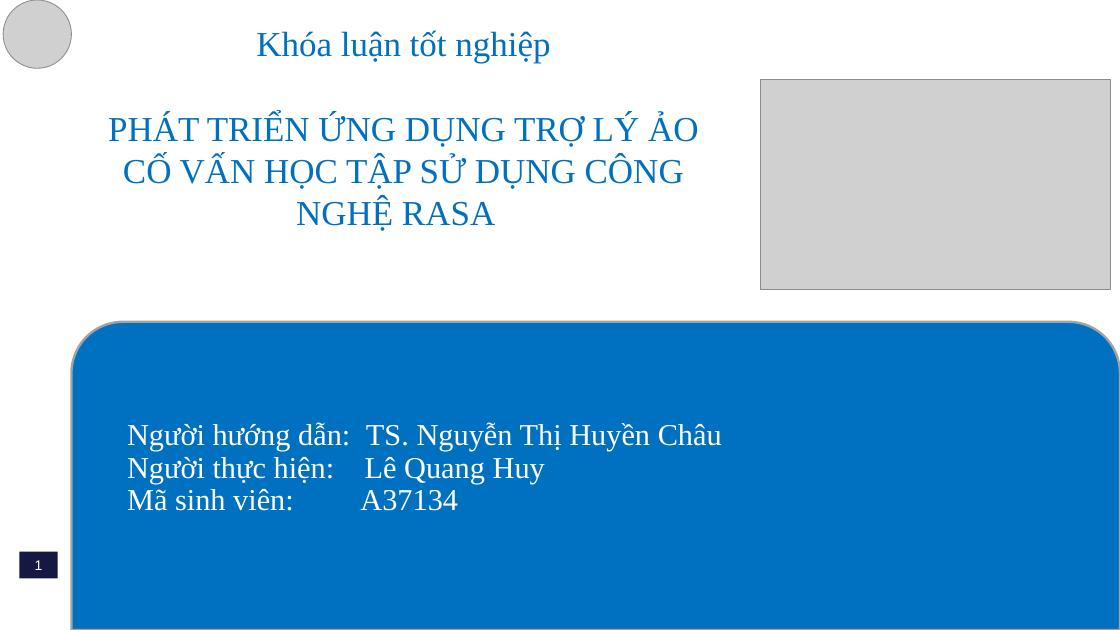
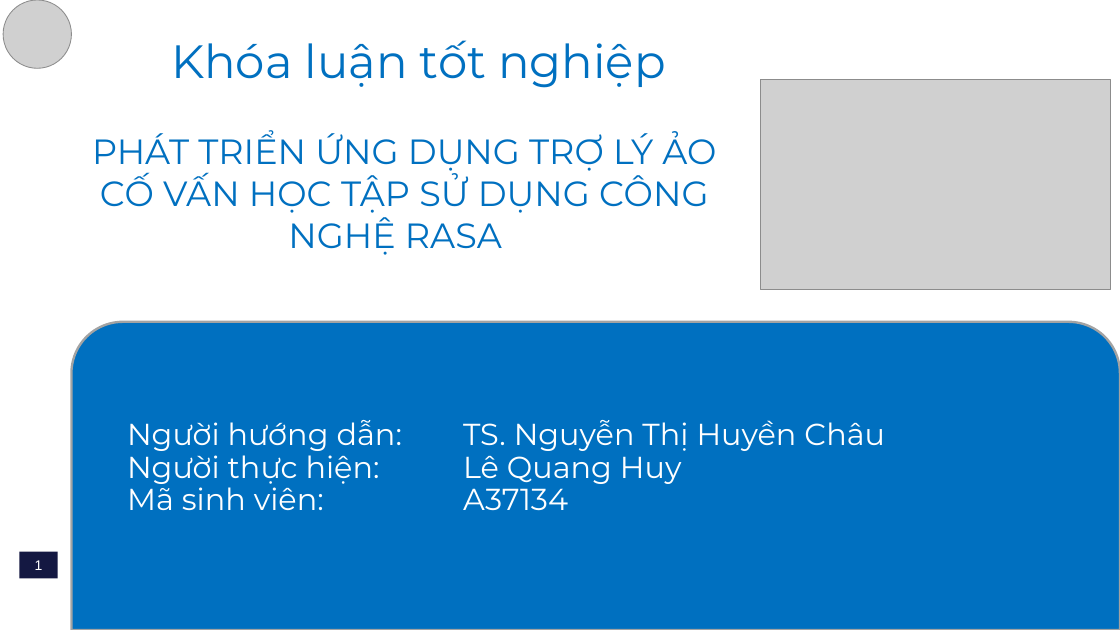
Before and after one commit to H4ll3y/Rasa-Consultant, a slide deck: slide 1 of doc/A37134_LeQuangHuy.pptx. Drawn at 1120x630 pixels with LibreOffice and Linux fonts; fonts in the diff are those of the drawing; grey boxes stand for pictures. Boxes give left, top, right and bottom in pixels: in the first picture for what was removed or moved away, otherwise in the second. Text is boxed around its words. In the diff, an @@ line names an element or a change of style, - is before the commit and + after.

```diff
--- a/doc/A37134_LeQuangHuy.pptx
+++ b/doc/A37134_LeQuangHuy.pptx
@@ text "Khóa luận tốt nghiệp": place and size @@
-text "Khóa luận tốt nghiệp" at (256,30,550,63)
+text "Khóa luận tốt nghiệp" at (171,40,665,88)
@@ text "Khóa luận tốt nghiệp" at (171,40,665,88): size 30 to 40 pt, font Times New Roman to Montserrat @@
@@ text "PHÁT TRIỂN ỨNG DỤNG TRỢ ...": place and size @@
-text "PHÁT TRIỂN ỨNG DỤNG TRỢ ..." at (108,113,699,231)
+text "PHÁT TRIỂN ỨNG DỤNG TRỢ ..." at (92,130,716,255)
@@ text "PHÁT TRIỂN ỨNG DỤNG TRỢ ..." at (92,130,716,255): font Times New Roman to Montserrat @@
@@ subtitle "Người hướng dẫn: TS. Nguyễn ..." at (127,420,885,511): font Times New Roman to Montserrat @@
```
Also in this commit, not shown: 9 other slides changed, 8 slides added, 3 slides removed, 2 other files.
